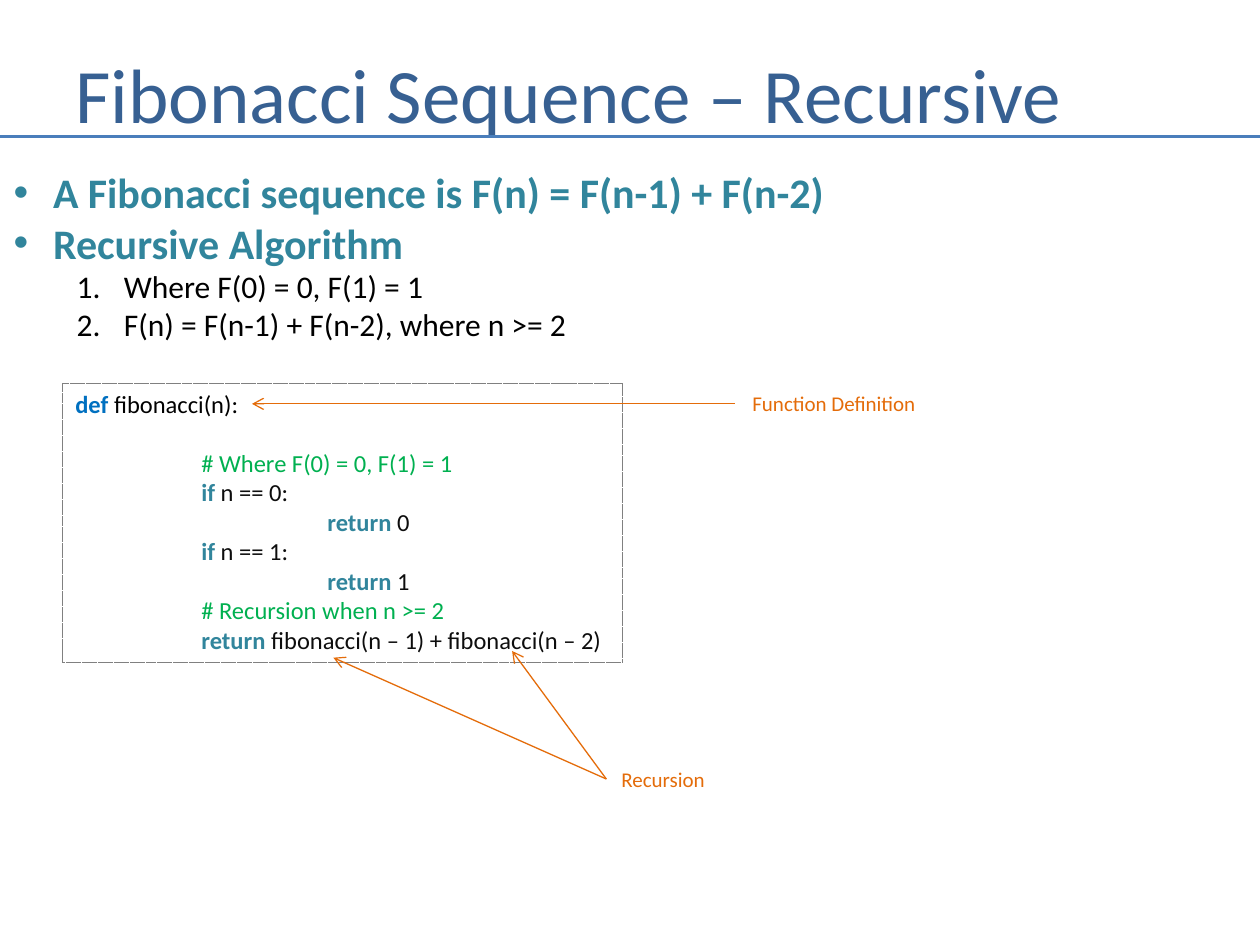
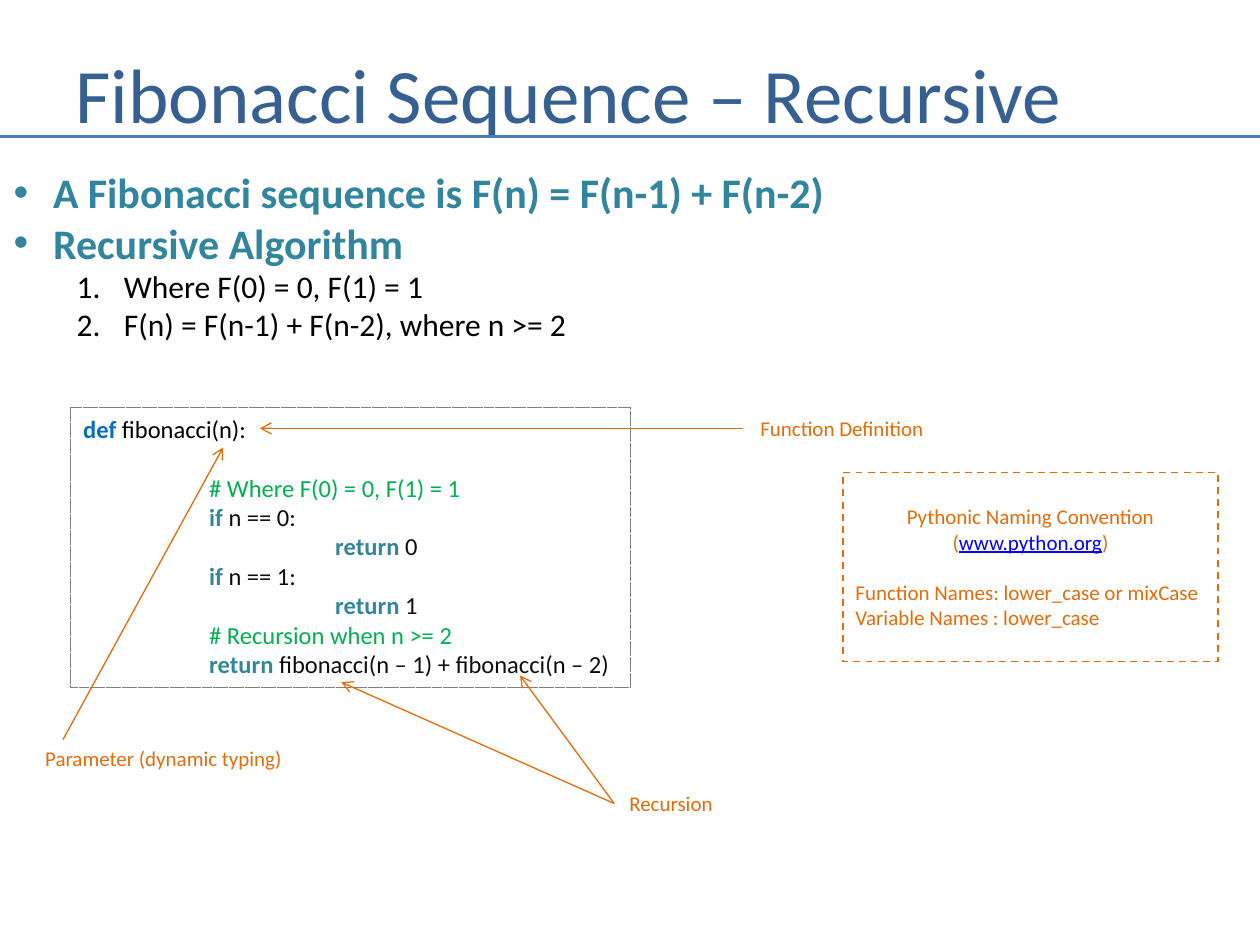
Before and after one commit to andrewferlitsch/Portland-Data-Science-Group, a slide deck: slide 8 of Presentations/Whiteboarding.pptx. Drawn at 1260x945 pixels with LibreOffice and Linux fonts; fonts in the diff are those of the drawing. Boxes give left, top, right and bottom in pixels: in the first picture for what was removed or moved away, otherwise in the second. Text is boxed around its words. In the diff, an @@ line names an element or a change of style, - is before the commit and + after.

```diff
--- a/Presentations/Whiteboarding.pptx
+++ b/Presentations/Whiteboarding.pptx
@@ arrow added from (63, 740) to (223, 447), #E46C0A 0.75 pt @@
@@ rectangle added at bbox=[843, 472, 1218, 662], outline #E46C0A 1 pt dashed, 12 pt, text #E46C0A @@
+Pythonic Naming Convention
+(www.python.org)
+Function Names: lower_case or mixCase
+Variable Names : lower_case
@@ arrow moved from (606, 779) - (334, 658) to (615, 804) - (341, 682) @@
@@ 2 texts, 2 arrows, 1 rectangle: place and size @@
-2 texts, 2 arrows, 1 rectangle at bbox=[63, 383, 915, 787]
+2 texts, 2 arrows, 1 rectangle at bbox=[71, 407, 923, 811]
@@ text added at bbox=[45, 751, 282, 770], 12 pt, text #E46C0A @@
+Parameter (dynamic typing)
```
Also in this commit, not shown: 1 other slide changed.
